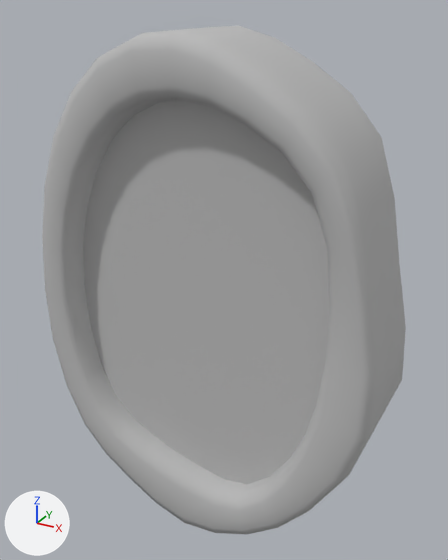
A saved change to the FBX model WanderingClouds/Assets/WanderingCloud/GameArt/Assets/Window/SM_Window02.fbx.
One viewpoint serves both versions: a 50 mm camera at (1.17, -2.01, 1.12) aimed at (0.04, 0.05, 0.1). Every picture has the same lights, and +X, +Y and +Z are marked at lower left. Where no turn or scale is listed for an object, it has been applied to the vertices.

The older version as bpy lines, for what is in view:
```python
me_mesh = bpy.data.meshes.new('Mesh')
me_mesh.from_pydata(...)  # 308 vertices, 266 faces; spans x -0.72..0.77, y -0.24..0.24, z -1.03..1.06
me_mesh.materials.append(mat_material__70)  # grey #bcbcbc
ob_window01_circle002 = bpy.data.objects.new('Window01_Circle002', me_mesh)
ob_window01_circle002.location = (0.0, 0.0, 0.0)
```
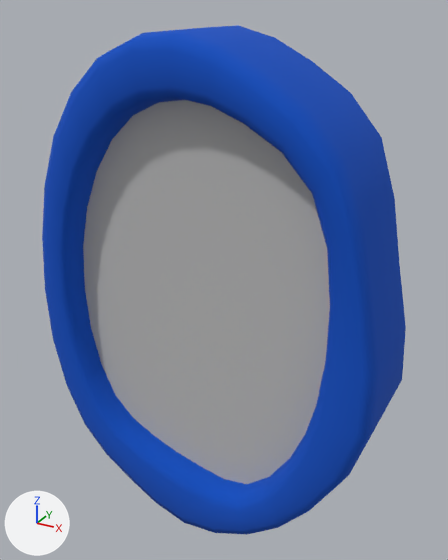
Patch to the scene script:
```diff
--- a/WanderingClouds/Assets/WanderingCloud/GameArt/Assets/Window/SM_Window02.fbx.py
+++ b/WanderingClouds/Assets/WanderingCloud/GameArt/Assets/Window/SM_Window02.fbx.py
@@ mat_material__71 @@
+mat_material__71 = principled_material('Material #71')
+mat_material__71.base_color = (0.0, 0.0784, 0.545)  # blue #004fc3
+mat_material__71.roughness = 1.0
@@ me_mesh @@
 me_mesh.from_pydata(...)  # 308 vertices, 266 faces; spans x -0.72..0.77, y -0.24..0.24, z -1.03..1.06
 # used by ob_window01_circle002; location = (0.0, 0.0, 0.0)
+# me_mesh part 1: 252 of the faces centred in x -0.71..0.76, y -0.24..0.13, z -1.02..1.05 switch from mat_material__70 (grey #bcbcbc) to mat_material__71 (blue #004fc3)
```

Boxes [x1, y1, x2, y2] around the edits, measured in the pictures (448 x 560 px):
part 1 of me_mesh, recoloured (grey to blue)
    both: [42, 26, 406, 535]
